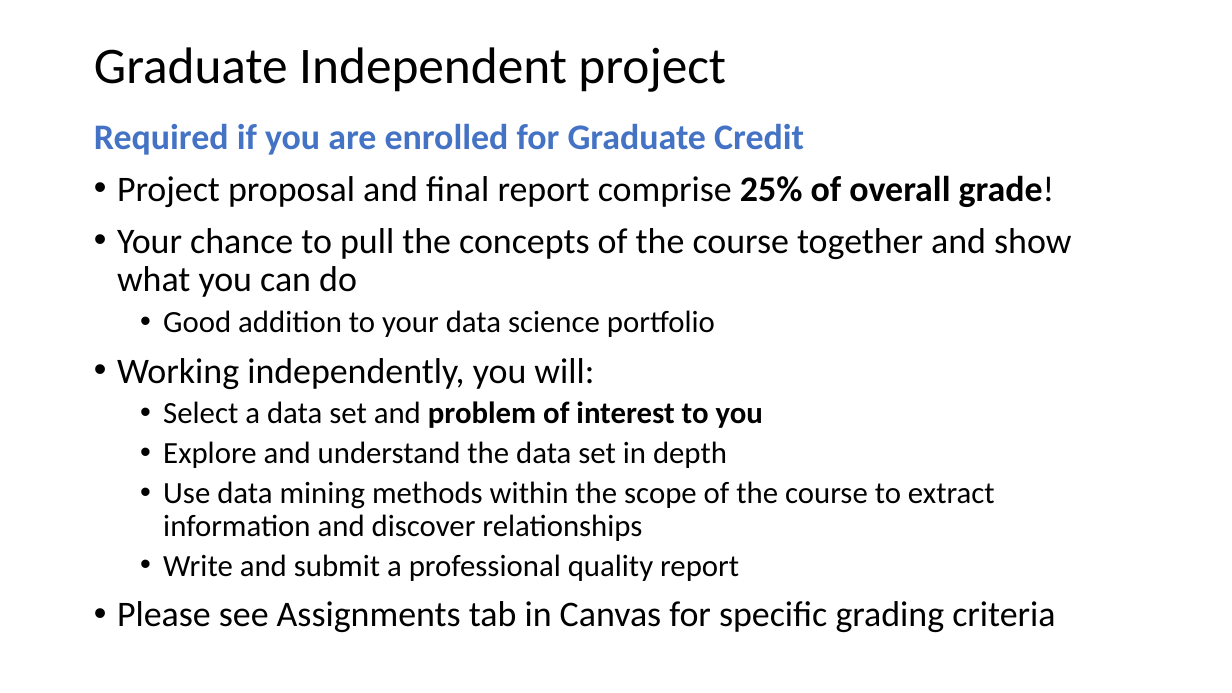
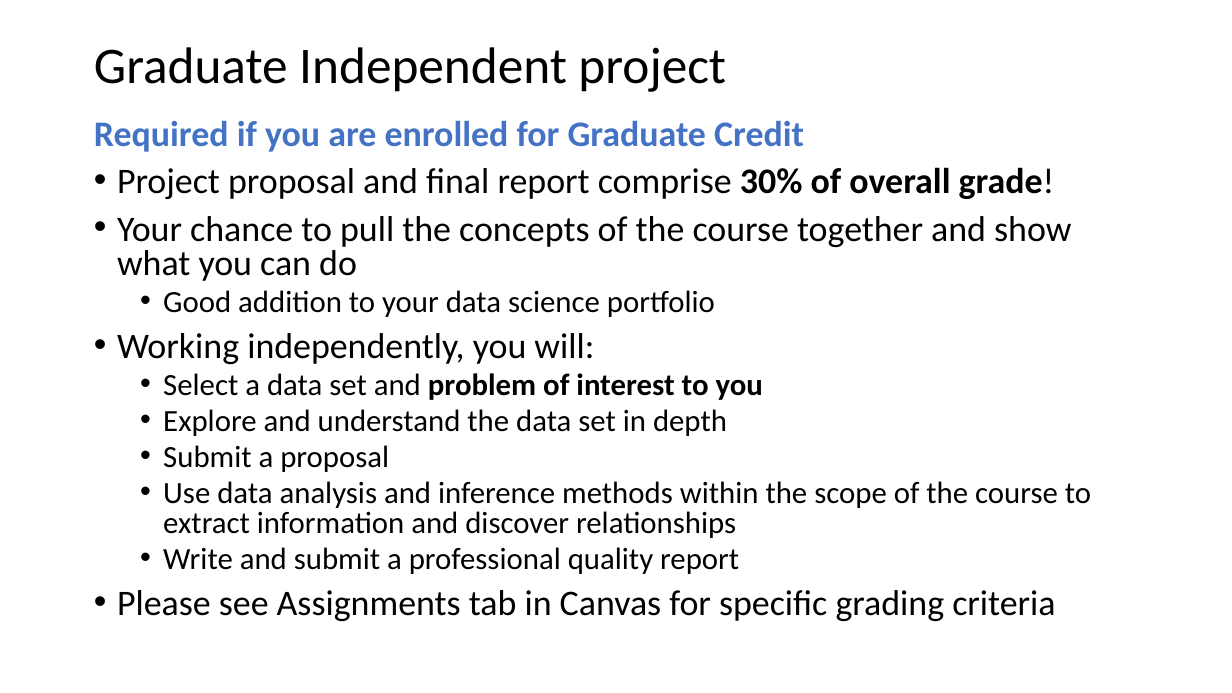
Before and after one commit to StephenElston/CSCI-E-83, a slide deck: slide 2 of SupplementaryMaterials/GraduateIndependentProject.pptx. Drawn at 1232x693 pixels with LibreOffice and Linux fonts; fonts in the diff are those of the drawing. Boxes give left, top, right and bottom in pixels: in the first picture for what was removed or moved away, otherwise in the second. Text is boxed around its words. In the diff, an @@ line names an element or a change of style, - is before the commit and + after.

Commit message:
Updates and correction to graudate project slides

```diff
--- a/SupplementaryMaterials/GraduateIndependentProject.pptx
+++ b/SupplementaryMaterials/GraduateIndependentProject.pptx
@@ text at (x1=94, y1=120, x2=1071, y2=621): line spacing 0.9 to 0.8 @@
@@ text at (x1=117, y1=167, x2=1055, y2=199): text changed @@
-• Project proposal and final report comprise 25% of overall grade!
+• Project proposal and final report comprise 30% of overall grade!
@@ text at (x1=163, y1=445, x2=1091, y2=538): text changed @@
-  • Use data mining methods within the scope of the course to extract information and discover relationships
+  • Submit a proposal
+  • Use data analysis and inference methods within the scope of the course to extract information and discover relationships
```
Also in this commit, not shown: 5 other slides changed.
